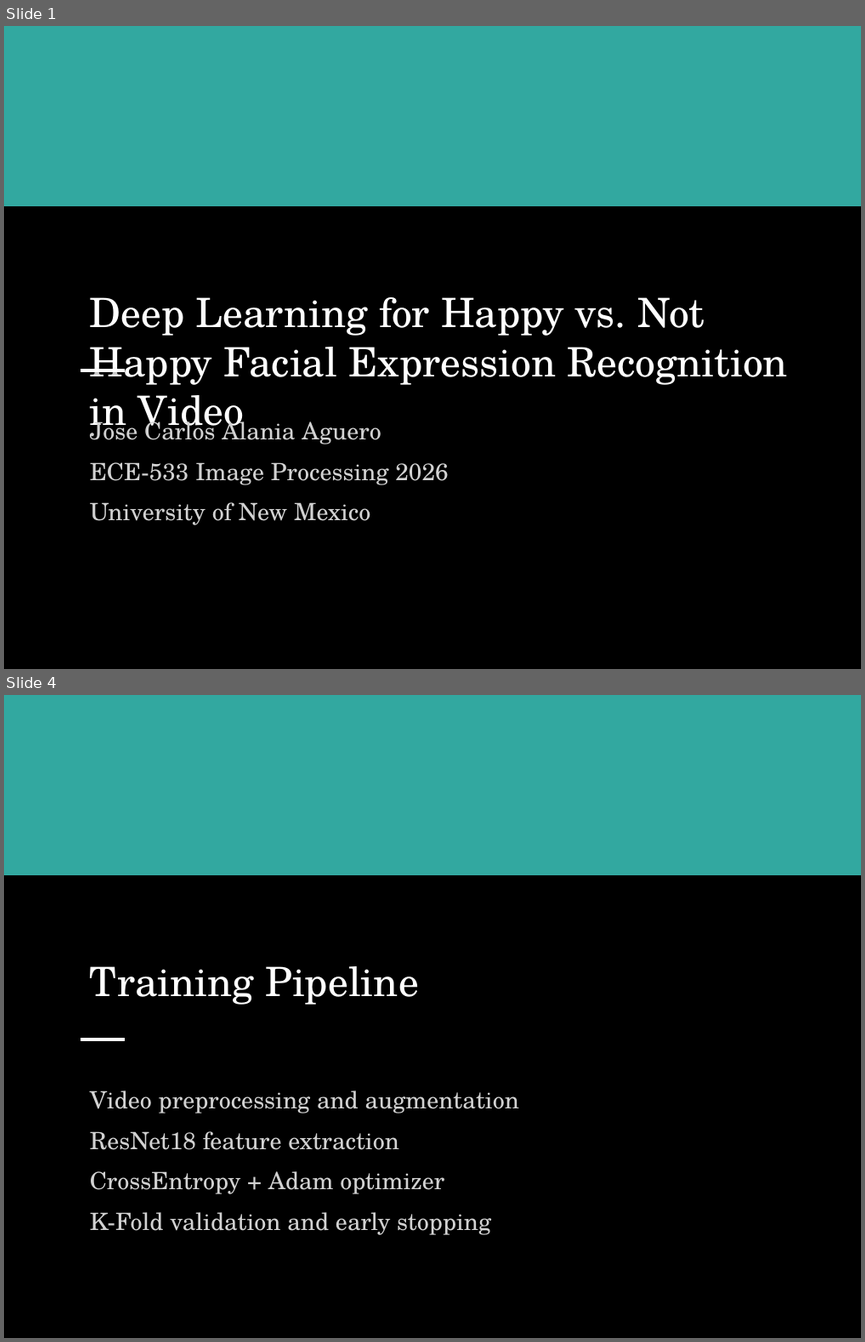
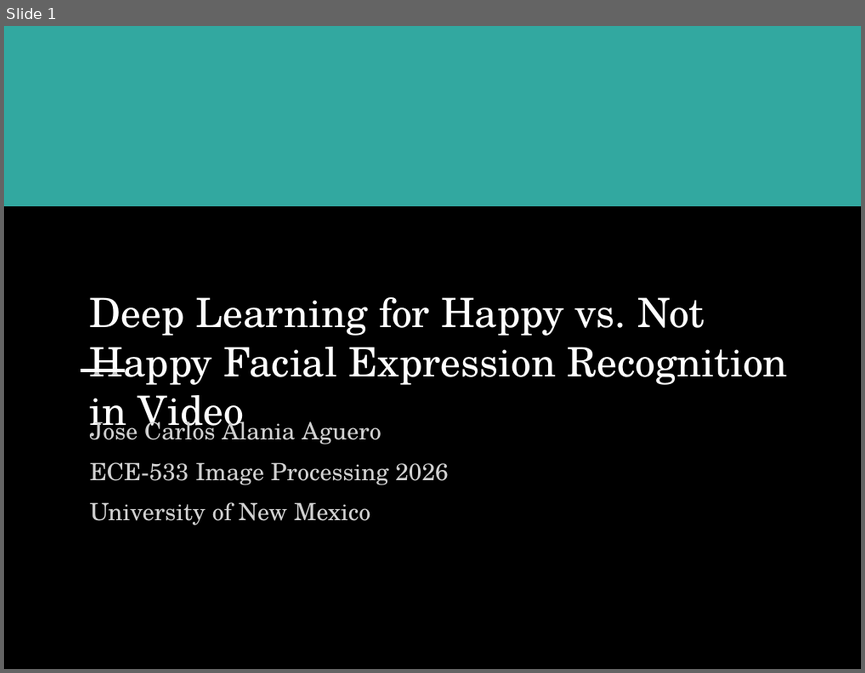
Before and after one commit to pepealania/image-processing-project-tutorial-deep-learning-happy-not-happy-classification, a slide deck: scientific_emotion_recognition_design.pptx. Shown one above the other, each under a label of ours: slides 1 and 4 before the commit, slide 1 after it; the slides between them are not shown. The pictures are 865x1342 and 865x673 pixels, drawn with LibreOffice and Linux fonts; fonts in the diff are those of the drawing. Boxes give left, top, right and bottom in pixels: in the first picture for what was removed or moved away, otherwise in the second. Text is boxed around its words. In the diff, an @@ line names an element or a change of style, - is before the commit and + after.

```diff
--- a/scientific_emotion_recognition_design.pptx
+++ b/scientific_emotion_recognition_design.pptx
@@ slide 4 removed at bbox=[4, 695, 861, 1338], background #000000 @@
@@ rectangle removed at bbox=[4, 695, 861, 875] @@
@@ text removed at bbox=[90, 966, 418, 1004] @@
-Training Pipeline
@@ rectangle removed at bbox=[81, 1038, 124, 1040] @@
@@ text removed at bbox=[90, 1090, 519, 1235] @@
-Video preprocessing and augmentation
-ResNet18 feature extraction
-CrossEntropy + Adam optimizer
-K-Fold validation and early stopping
```
Also in this commit, not shown: 1 slide changed, 14 slides added, 7 other slides removed.
